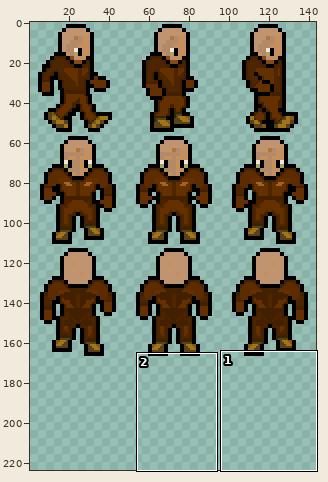
Sprite sheet, stored at Projekt/Potwory/sprites/character.png. Above, an overview of the earlier version with the close-up marked.
Close-up. Before the edit:
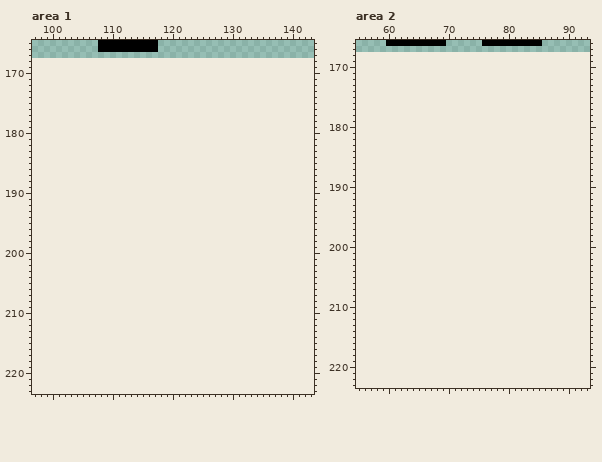
The file is 144x168 pixels. Shown: area 1: x 97..143, y 165..223; area 2: x 55..93, y 166..223. The old version is drawn lined up with the new one, on the new canvas. The wide view leaves out empty margins. The commit also changed other parts of the picture, which this record leaves out.
After the commit:
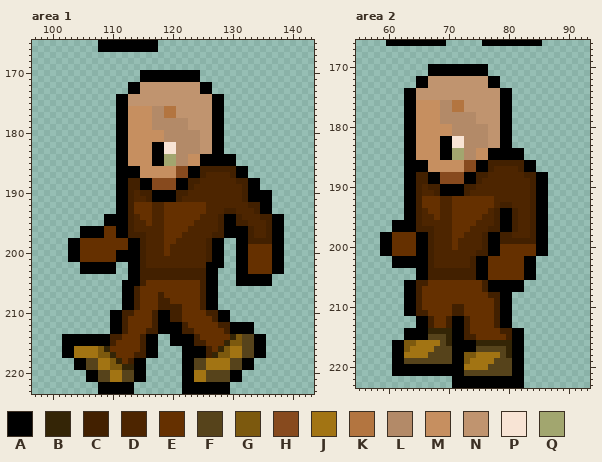
Palette (. is transparent): A #000000  B #342506  C #422000  D #4d2500  E #653000  F #56431b  G #7c590e  H #874a1e  J #a27413  K #b37540  L #b38a68  M #c68f60  N #c0946f  P #f8e4d5  Q #a2a66f
The edit:
canvas 144x168 -> 144x224, the old top-left corner now at 1,0 (the part of the old canvas that was cut away was empty and is not shown)
Area 1:
y 170..171: x 115..124 .......... -> AAAAAAAAAA
y 172..173: x 113..126 .............. -> AANNNNNNNNNNAA
y 174..175: x 111..128 .................. -> AANNNNNNNNNNNNNNAA
y 176..177: x 111..128 .................. -> AAMMMMLLKKNNNNNNAA
y 178..179: x 111..128 .................. -> AAMMMMLLLLLLNNNNAA
y 180..181: x 111..128 .................. -> AAMMMMMMLLLLLLNNAA
y 182..183: x 111..128 .................. -> AAMMMMAAPPLLLLNNAA
y 184..185: x 111..130 .................... -> AAMMMMAAQQLLMMAAAAAA
y 186: x 111..132 ...................... -> AAAAMMMMMMHHAACCCCCCAA
y 187: x 111..132 ...................... -> AAAAMMMMMMHHAACDDDDCAA
y 188: x 111..134 ........................ -> AACCAAHHHHAACCDDDDDDCCAA
y 189: x 111..134 ........................ -> AACCAAHHHHAACDDDDDDDDCAA
y 190: x 111..136 .......................... -> AACDCCAAAACCDDDDDDDDDCAAAA
y 191: x 111..136 .......................... -> AACDDCAAAACDDDDDDDDDDCAAAA
y 192: x 111..136 .......................... -> AACEEEDDEEEEEEEDDDDDDDCCAA
y 193: x 111..136 .......................... -> AACEEEDDEEEEEEEDDDCCDDDCAA
y 194: x 109..138 .............................. -> AAAACDEEDDEEEEEEDDDCAACDDDCCAA
y 195: x 109..138 .............................. -> AAAACDDEDDEEEEEDDDDCAACCDDDCAA
y 196: x 105..138 .................................. -> AAAAEEAACDDDDDEEEEDDDDDCAAAACDDCAA
y 197: x 105..138 .................................. -> AAAAEEAACCCDDDEEEDDDDDCCAAAACDDCAA
y 198: x 103..128 .......................... -> AAEEEEEEEEAACDDDEEDDDDDCAA; x 131..138 ........ -> AACCCCAA
y 199: x 103..128 .......................... -> AAEEEEEEEEAACDDDEDDDDDDCAA; x 131..138 ........ -> AAEEEEAA
y 200: x 103..128 .......................... -> AAEEEEEEAAAACDDDEDDDDDDCAA; x 131..138 ........ -> AAEEEEAA
y 201: x 103..128 .......................... -> AAEEEEEEAAAACDDDDDDDDDDCAA; x 131..138 ........ -> AAEEEEAA
y 202: x 105..110 ...... -> AAAAAA; x 113..128 ................ -> AACDDDDDDDDDDAAA; x 131..138 ........ -> AAEEEEAA
y 203: x 105..110 ...... -> AAAAAA; x 113..127 ............... -> AACCCCCCCCCCCAA; x 131..138 ........ -> AAEEEEAA
y 204: x 113..127 ............... -> AACCCCCCCCCCCAA; x 131..136 ...... -> AAAAAA
y 205: x 112..127 ................ -> AAACEEEEEEEEECAA; x 131..136 ...... -> AAAAAA
y 206: x 112..127 ................ -> AACEEEEEEEEEECAA
y 207: x 112..127 ................ -> AACEEECEEEEEECAA
y 208: x 112..127 ................ -> AACEEECCEEEEECAA
y 209: x 112..127 ................ -> AACEEECCCCEEECAA
y 210: x 110..129 .................... -> AACCEEECAACCEEEECCAA
y 211: x 110..129 .................... -> AACEEEECAACCEEEEECAA
y 212: x 110..133 ........................ -> AACEEEECAAAACEEEEECCAAAA
y 213: x 110..133 ........................ -> AACEEECCAAAACCEEEEECAAAA
y 214: x 102..117 ................ -> AAAAAAAACCEEECAA; x 120..135 ................ -> AAAACEEEEEBGFFAA
y 215: x 102..117 ................ -> AAAAAAAACEEEECAA; x 120..135 ................ -> AAAACCEEEBGGFFAA
y 216: x 102..117 ................ -> AAJJJJGBEEEEECAA; x 122..135 .............. -> AAAACEBGJJFFAA
y 217: x 102..117 ................ -> AAJJJJGGBEEECCAA; x 122..135 .............. -> AAAACBGGJJFFAA
y 218: x 104..115 ............ -> AAFFJJGBECAA; x 122..133 ............ -> AAFFJJJJFFAA
y 219: x 104..115 ............ -> AAFFJJGGBBAA; x 122..133 ............ -> AAFFJJJJFFAA
y 220..221: x 106..115 .......... -> AAFFJJFFAA; x 122..131 .......... -> AAJJFFFFAA
y 222..223: x 108..113 ...... -> AAAAAA; x 122..129 ........ -> AAAAAAAA
Area 2:
y 170..171: x 67..76 .......... -> AAAAAAAAAA
y 172..173: x 65..78 .............. -> AANNNNNNNNNNAA
y 174..175: x 63..80 .................. -> AANNNNNNNNNNNNNNAA
y 176..177: x 63..80 .................. -> AAMMMMLLKKNNNNNNAA
y 178..179: x 63..80 .................. -> AAMMMMLLLLLLNNNNAA
y 180..181: x 63..80 .................. -> AAMMMMMMLLLLLLNNAA
y 182..183: x 63..80 .................. -> AAMMMMAAPPLLLLNNAA
y 184..185: x 63..82 .................... -> AAMMMMAAQQLLMMAAAAAA
y 186: x 63..84 ...................... -> AAAAMMMMMMHHAACCCCCCAA
y 187: x 63..84 ...................... -> AAAAMMMMMMHHAACDDDDCAA
y 188: x 63..86 ........................ -> AACCAAHHHHAACCDDDDDDCCAA
y 189: x 63..86 ........................ -> AACCAAHHHHAACDDDDDDDDCAA
y 190: x 63..86 ........................ -> AACDCCAAAACCDDDDDDDDDCAA
y 191: x 63..86 ........................ -> AACDDCAAAACDDDDDDDDDDCAA
y 192: x 63..86 ........................ -> AACEEEDDEEEEEEEDDDDDDCAA
y 193: x 63..86 ........................ -> AACEEEDDEEEEEEEDCCDDDCAA
y 194: x 63..86 ........................ -> AACDEEDDEEEEEEDCAACDDCAA
y 195: x 63..86 ........................ -> AACDDEDDEEEEEDDCAACDDCAA
y 196: x 61..86 .......................... -> AAAACDDDDDEEEEDDDCAACDDCAA
y 197: x 61..86 .......................... -> AAAACCCDDDEEEDDDCCAACDDCAA
y 198: x 59..86 ............................ -> AAEEEEAACDDDEEDDDCAACCDDDCAA
y 199: x 59..86 ............................ -> AAEEEEAACDDDEDDDDCAACCCCCCAA
y 200: x 59..86 ............................ -> AAEEEEAACDDDEDDDDCAAEEEEEEAA
y 201: x 59..86 ............................ -> AAEEEEAACDDDDDDDCCAAEEEEEEAA
y 202..203: x 61..84 ........................ -> AAAAAACDDDDDDCAAEEEEEEAA
y 204..205: x 65..84 .................... -> AACCCCCCCCAAEEEEEEAA
y 206: x 63..82 .................... -> AACCEEEEEEEEECAAAAAA
y 207: x 63..82 .................... -> AACEEEEEEEEEECAAAAAA
y 208: x 63..80 .................. -> AACEEEEEEEEEEECCAA
y 209: x 63..80 .................. -> AACEEEEEEEEEEEECAA
y 210: x 63..80 .................. -> AACEEEEECCEEEEECAA
y 211: x 63..80 .................. -> AACCEEEECCEEEEECAA
y 212..213: x 65..80 ................ -> AACEECAACEEEECAA
y 214: x 63..82 .................... -> AAAABBBBAACEEEEECCAA
y 215: x 63..82 .................... -> AAAAFFFBAACCEEEEECAA
y 216: x 61..82 ...................... -> AAGGJJJJFBAAAABBBBBBAA
y 217: x 61..82 ...................... -> AAGJJJJFFFAAAAFFFFFBAA
y 218: x 61..82 ...................... -> AAJJJJFFFFAAGGJJJJFBAA
y 219: x 61..82 ...................... -> AAFFFFFFFFAAGJJJJFFFAA
y 220: x 61..82 ...................... -> AAAAAAAAAAAAJJJJFFFFAA
y 221: x 61..82 ...................... -> AAAAAAAAAAAAFFFFFFFFAA
y 222..223: x 71..82 ............ -> AAAAAAAAAAAA
Where, in picture pixels (left, top, right, bottom), the same in both close-ups:
added: (62, 70, 284, 394)
added: (380, 64, 548, 388)
